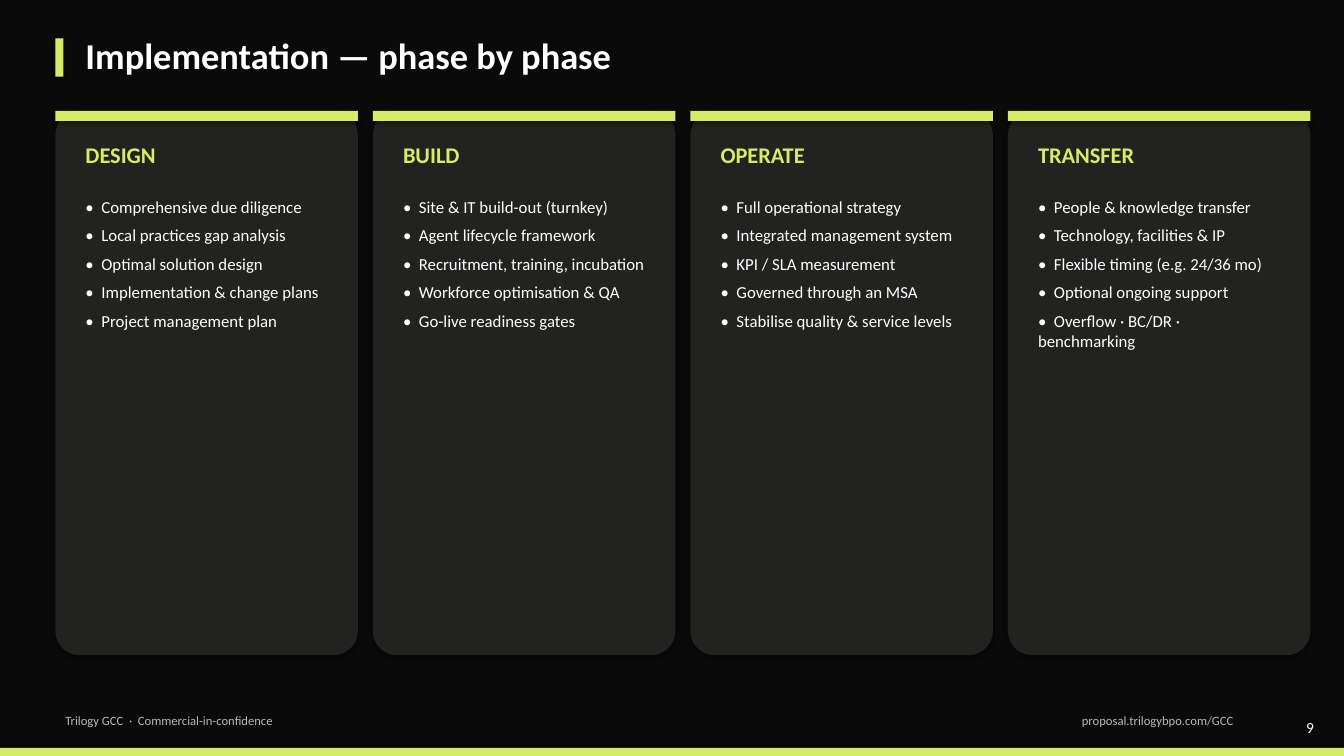
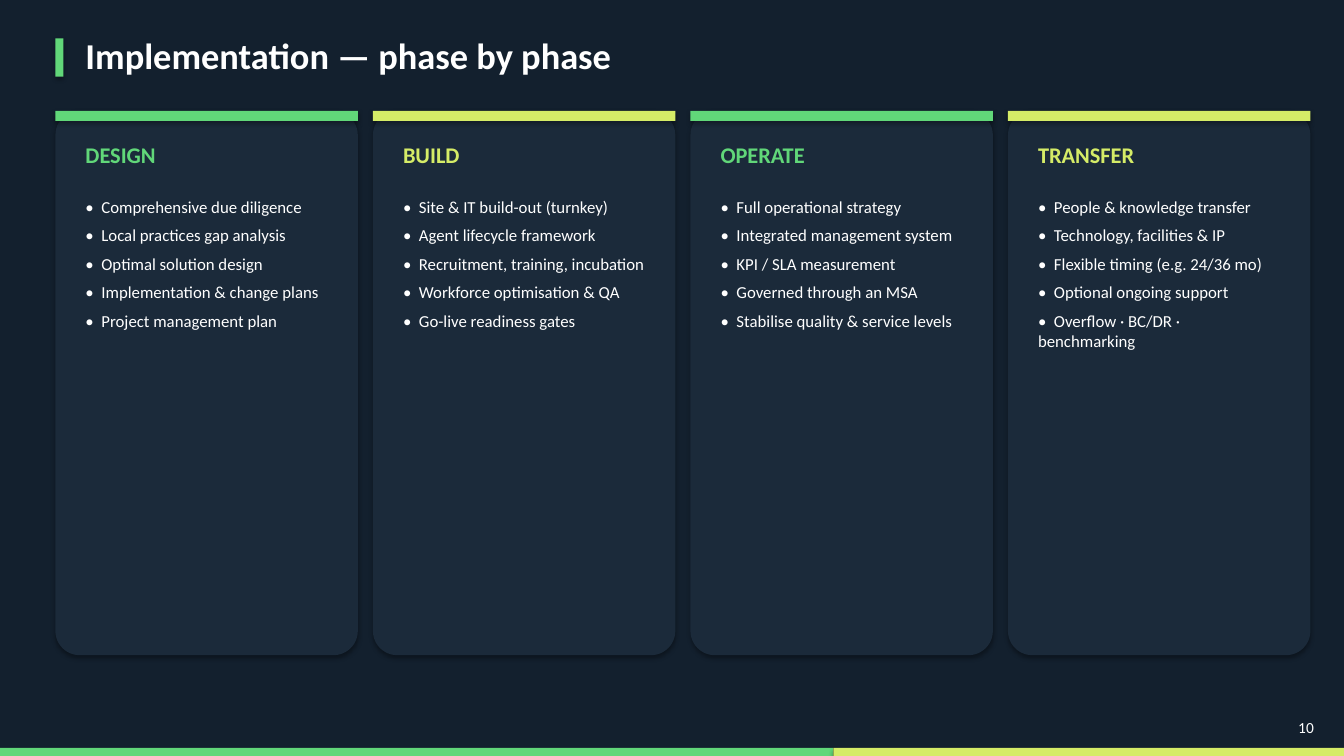
Before and after one commit to thegreatcornolio/Trilogy-RFP, a slide deck: slide 10 of GCC/Trilogy-GCC-Overview.pptx (slide 9 before the commit). Drawn at 1344x756 pixels with LibreOffice and Linux fonts; fonts in the diff are those of the drawing. Boxes give left, top, right and bottom in pixels: in the first picture for what was removed or moved away, otherwise in the second. Text is boxed around its words. In the diff, an @@ line names an element or a change of style, - is before the commit and + after.

```diff
--- a/GCC/Trilogy-GCC-Overview.pptx
+++ b/GCC/Trilogy-GCC-Overview.pptx
@@ rectangle at (0, 0, 1344, 756): fill #0A0A0A to #13202E @@
@@ fill #D5EC67 to #61D779 in 3 elements at (55, 38, 64, 77), (691, 111, 993, 121), (55, 111, 358, 121) @@
@@ fill #222220 to #1B2A3A in 4 elements at (373, 111, 676, 655), (691, 111, 993, 655), (1008, 111, 1311, 655), (55, 111, 358, 655) @@
@@ text "DESIGN" at (85, 148, 155, 163): text colour #D5EC67 to #61D779 @@
@@ text "OPERATE" at (721, 148, 805, 163): text colour #D5EC67 to #61D779 @@
@@ text removed at (65, 716, 273, 727) @@
-Trilogy GCC · Commercial-in-confidence
@@ text removed at (1082, 716, 1233, 727) @@
-proposal.trilogybpo.com/GCC
@@ rectangle added at (0, 748, 834, 756), fill #61D779 @@
@@ rectangle: place and size @@
-rectangle at (0, 748, 1344, 756)
+rectangle at (834, 748, 1344, 756)
@@ text at (1298, 723, 1314, 733): text changed @@
-9
+10
```
Also in this commit, not shown: 15 other slides changed, 1 slide added, 9 other files.
